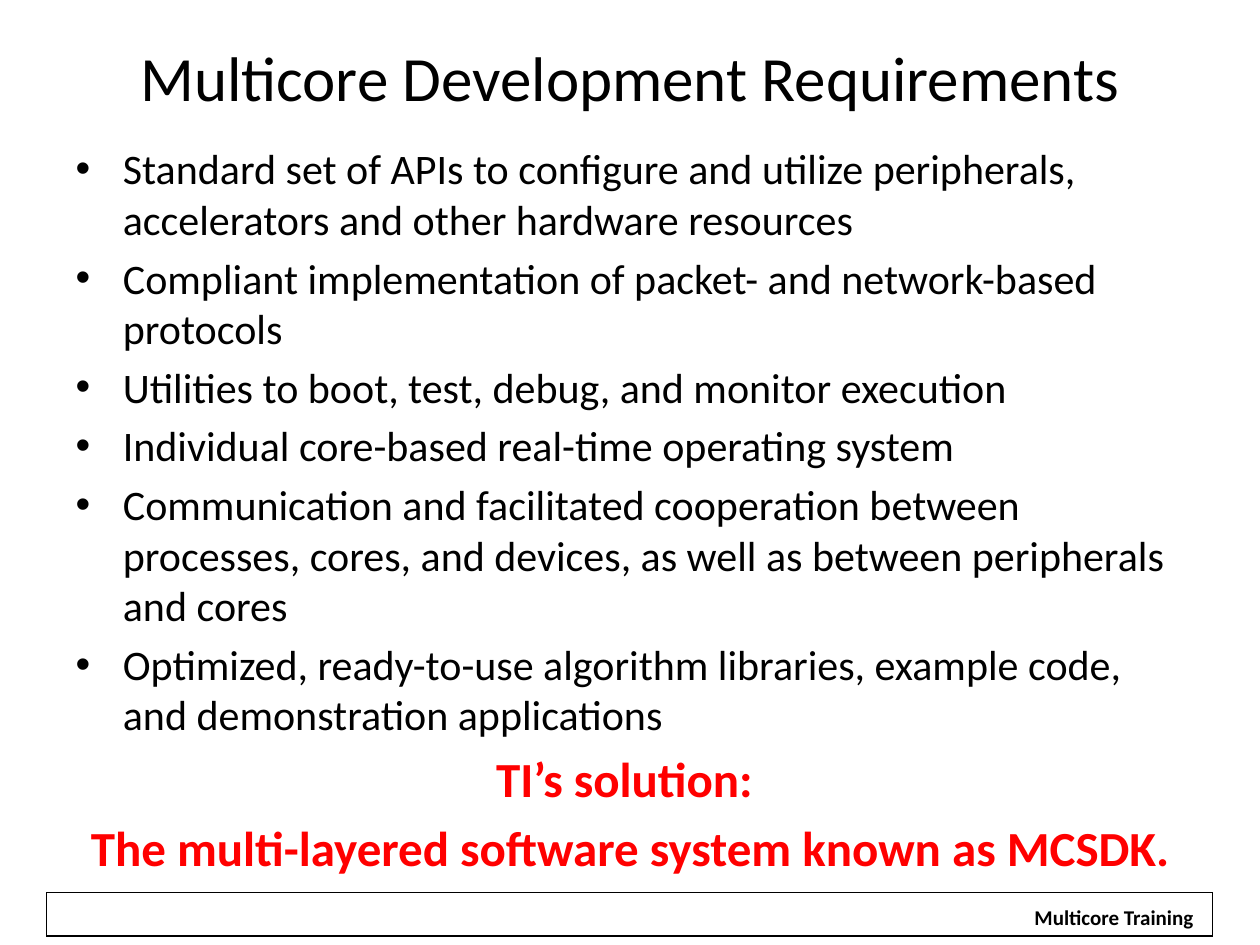
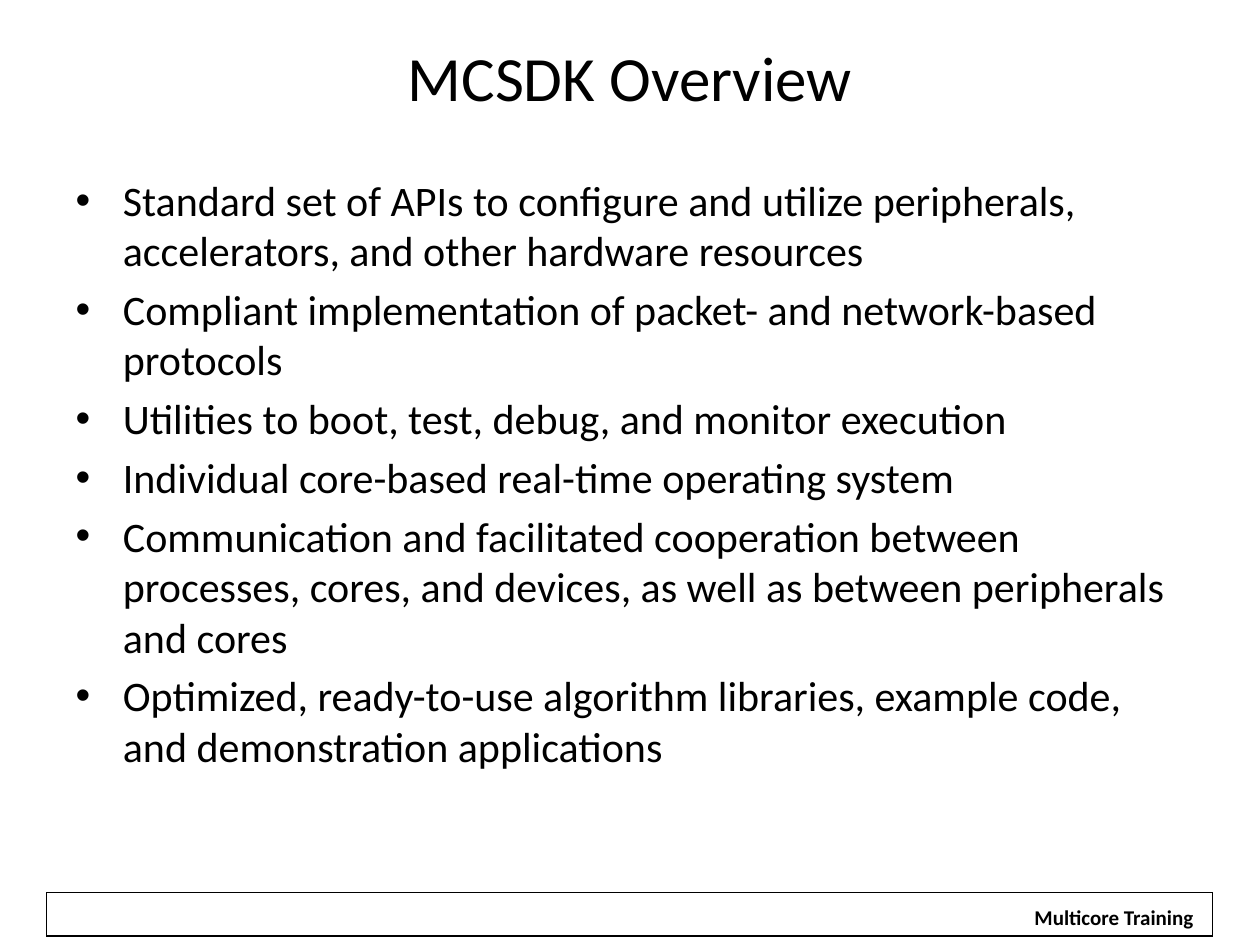
Before and after one commit to hari1989/keystone-workshop, a slide deck: slide 10 of slides/Introduction to KeyStone Software Ecosystem.pptx. Drawn at 1260x945 pixels with LibreOffice and Linux fonts; fonts in the diff are those of the drawing; background and template pictures are left out. Boxes give left, top, right and bottom in pixels: in the first picture for what was removed or moved away, otherwise in the second. Text is boxed around its words. In the diff, an @@ line names an element or a change of style, - is before the commit and + after.

```diff
--- a/slides/Introduction to KeyStone Software Ecosystem.pptx
+++ b/slides/Introduction to KeyStone Software Ecosystem.pptx
@@ title at bbox=[408, 57, 852, 102]: text changed @@
-Multicore Development Requirements
+MCSDK Overview
@@ text "Standard set of APIs to ...": place and size @@
-text "Standard set of APIs to ..." at bbox=[91, 154, 1169, 874]
+text "Standard set of APIs to ..." at bbox=[123, 186, 1164, 769]
@@ text at bbox=[123, 186, 1076, 271]: text changed @@
-• Standard set of APIs to configure and utilize peripherals, accelerators and other hardware resources
+• Standard set of APIs to configure and utilize peripherals, accelerators, and other hardware resources
@@ text at bbox=[91, 761, 1169, 874]: paragraphs removed @@
-TI’s solution:
-The multi-layered software system known as MCSDK.
```
Also in this commit, not shown: 16 other slides changed, 1 other file.
